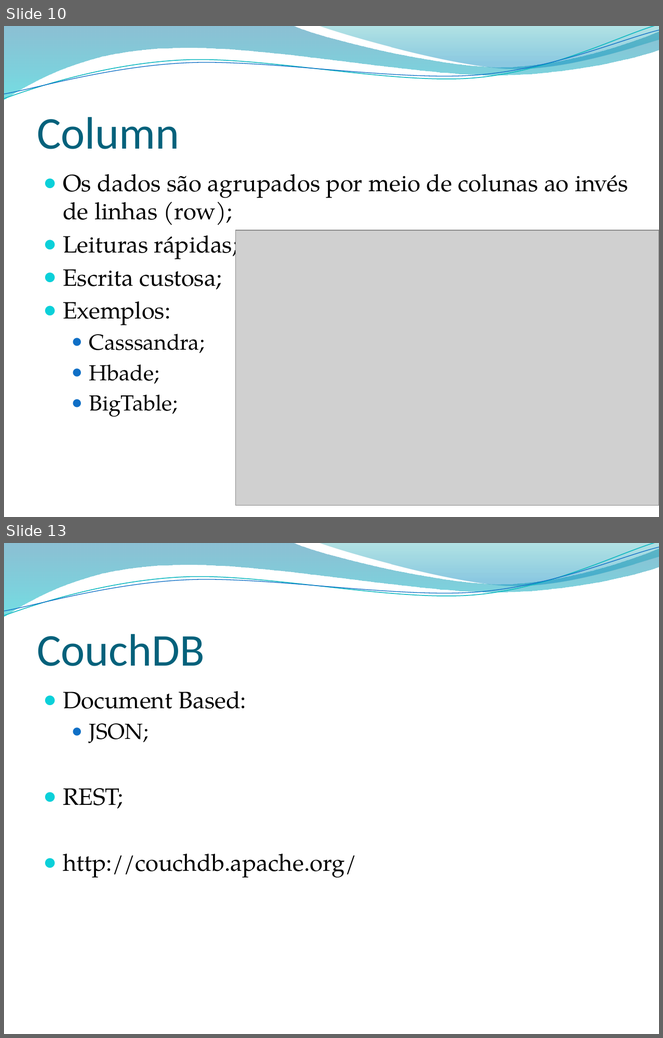
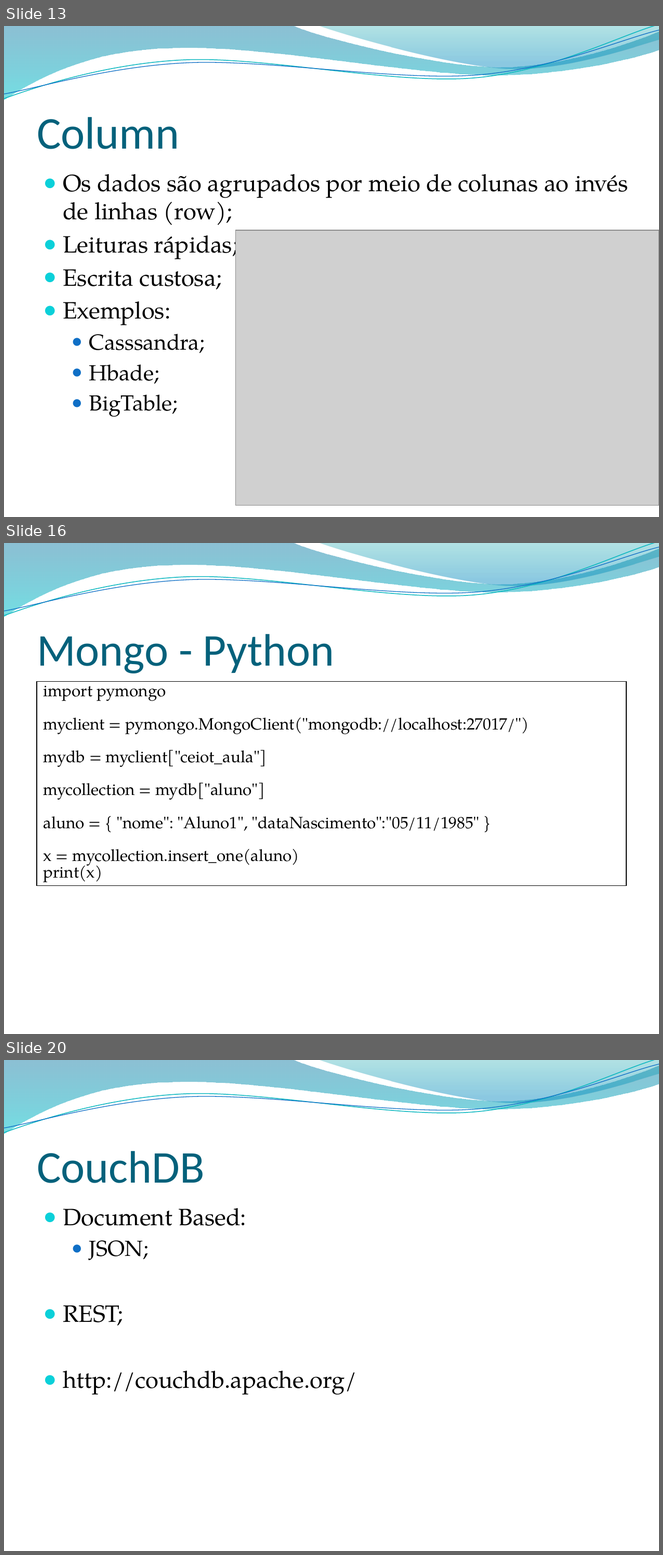
Before and after one commit to leonardopordeus/BD, a slide deck: Aula04.pptx. Shown one above the other, each under a label of ours: slides 10 and 13 before the commit, slides 13, 16 and 20 after it; the slides between them are not shown. The pictures are 663x1038 and 663x1555 pixels, drawn with LibreOffice and Linux fonts; fonts in the diff are those of the drawing; grey boxes stand for pictures; background and template pictures are left out. Boxes give left, top, right and bottom in pixels: in the first picture for what was removed or moved away, otherwise in the second. Text is boxed around its words. In the diff, an @@ line names an element or a change of style, - is before the commit and + after.

Commit message:
Aula 4

```diff
--- a/Aula04.pptx
+++ b/Aula04.pptx
@@ slide 16 added at (4,543,659,1034), background picture (left out); not listed: 4 template elements that a slide beside it also shows @@
@@ title added at (37,634,335,674), 50 pt, text #04617B @@
+Mongo - Python
@@ table added at (37,682,626,924), 1 rows, 1 columns @@
+import pymongo / myclient = pymongo.MongoClient("mongodb://localhost:27017/") / mydb = myclient["ceiot_aula"] / mycollection = mydb["aluno"] / aluno = { "nome": "Aluno1", "dataNascimento":"05/11/1985" } / x = mycollection.insert_one(aluno) / print(x)
@@ what was slide 10 is now slide 13 @@
@@ what was slide 13 is now slide 20 @@
```
Also in this commit, not shown: 5 slides changed, 8 other slides added, 3 other files.
